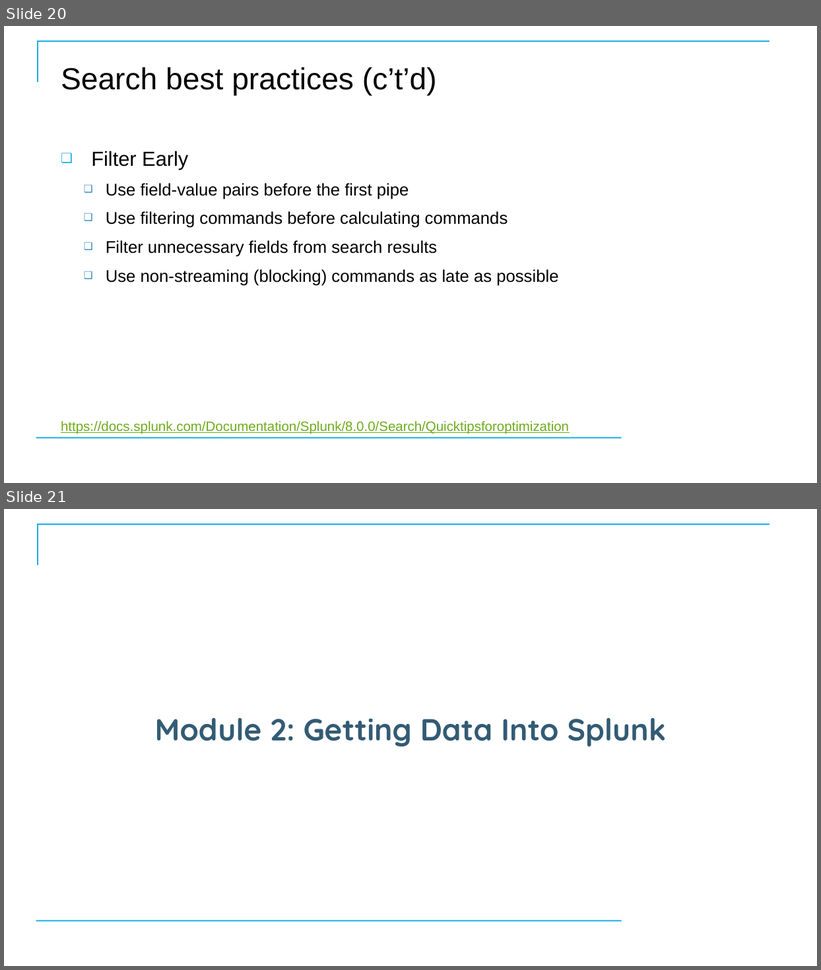
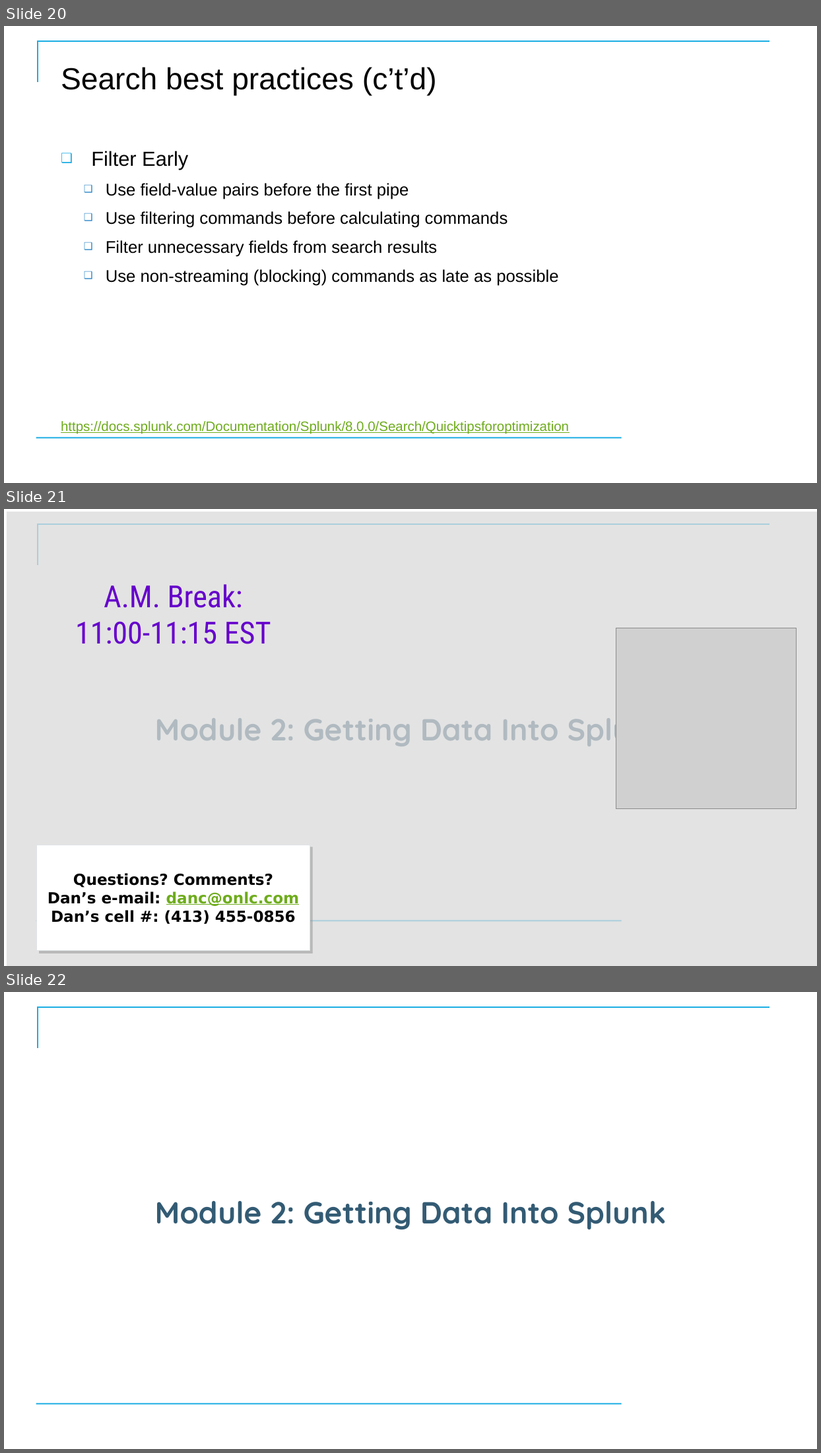
Before and after one commit to CostelloTechnicalConsulting/XSPLK2ClassFiles, a slide deck: ppt/SplunkFundamentals2v1_3.pptx. Shown one above the other, each under a label of ours: slides 20 and 21 before the commit, slides 20, 21 and 22 after it. The pictures are 821x970 and 821x1453 pixels, drawn with LibreOffice and Linux fonts; fonts in the diff are those of the drawing; grey boxes stand for pictures; background and template pictures are left out. Boxes give left, top, right and bottom in pixels: in the first picture for what was removed or moved away, otherwise in the second. Text is boxed around its words. In the diff, an @@ line names an element or a change of style, - is before the commit and + after.

```diff
--- a/ppt/SplunkFundamentals2v1_3.pptx
+++ b/ppt/SplunkFundamentals2v1_3.pptx
@@ slide 21 added at (x1=4, y1=509, x2=817, y2=966), background #FFFFFF; not listed: 2 template elements that a slide beside it also shows @@
@@ rectangle added at (x1=4, y1=509, x2=817, y2=966), fill #FFFFFF at 50% opacity @@
@@ text added at (x1=75, y1=584, x2=271, y2=644), 36 pt, text gradient #6600CC to #CC00CC @@
+A.M. Break:
+11:00-11:15 EST
@@ picture added at (x1=616, y1=628, x2=797, y2=809) @@
@@ title added at (x1=155, y1=708, x2=667, y2=749), 36 pt, text #335B74, bold @@
+Module 2: Getting Data Into Splunk
@@ rectangle added at (x1=37, y1=845, x2=310, y2=951), fill #FFFFFF, outline #DFE3E5 0.75 pt, 18 pt, text #000000, bold @@
+Questions? Comments?
+Dan’s e-mail: danc@onlc.com
+Dan’s cell #: (413) 455-0856
@@ what was slide 21 is now slide 22 @@
```
Also in this commit, not shown: 7 slides changed, 2 other files.
